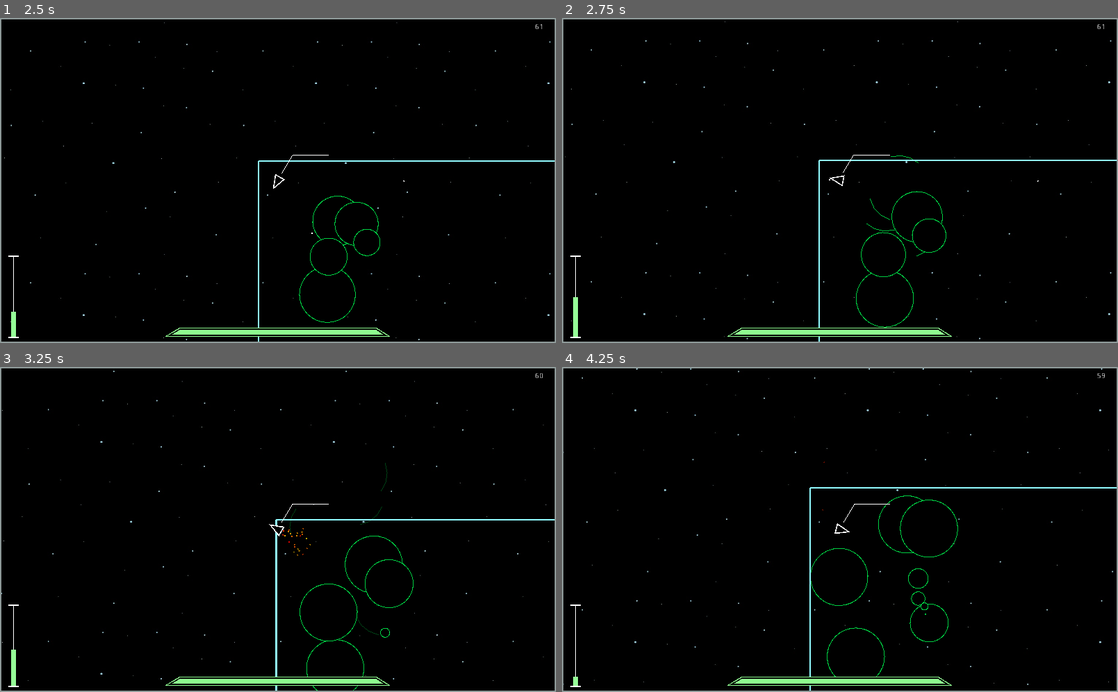
Above: before the commit, frames 1-4 (two rows, left to right).
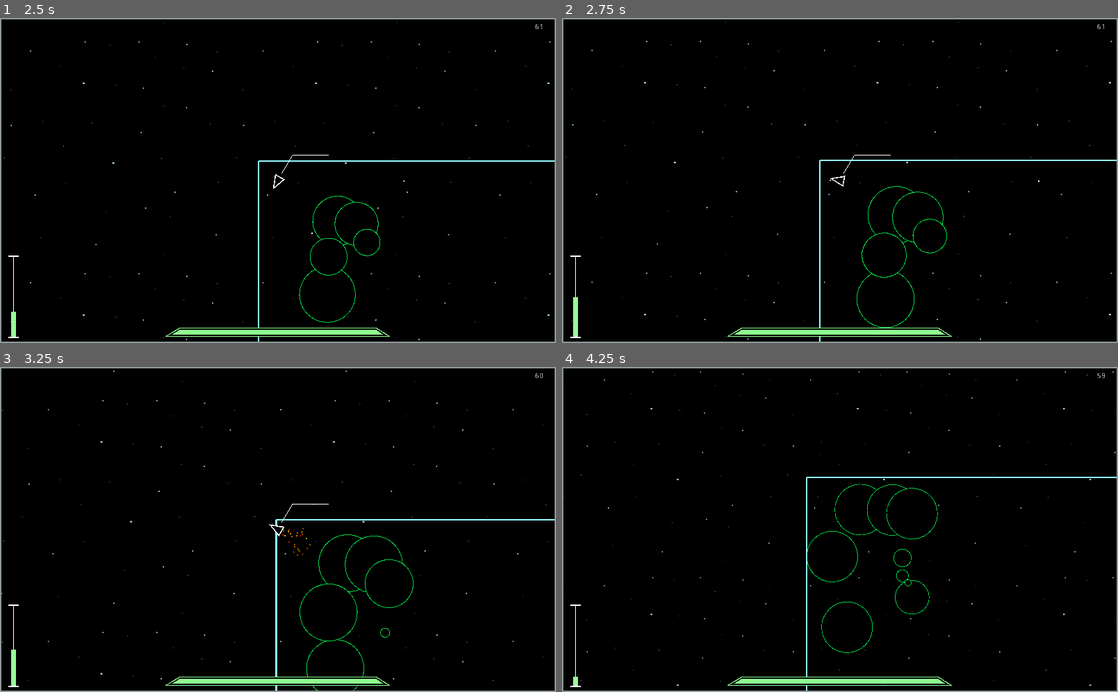
Above: after the commit, the same moments.

Repository: waltr21/New_Co
Game: Godot game, scene res://Scenes/Sample_Scene.tscn
Two runs of this game, one before a commit and one after it. Both use one fixed random seed, a clock stepped at 60 frames per second and the inputs below.
Inputs:
- Up to frame 1 (2.5 s): tap Enter (Coords) at 0.5, 1.35 s; hold D (player_right) 0.53-1.28 s; hold P (temp_ast) 0.53-1.28 s; hold A (player_left) 1.28-2.03 s; tap P (temp_ast) at 1.55, 2.3 s; hold D (player_right) from 2.03 s (still down); hold Space (player_fire) from 2.03 s (still down)
- Up to frame 2 (2.75 s): keep holding D (player_right); keep holding Space (player_fire)
- Up to frame 3 (3.25 s): release D (player_right) at 2.78 s; release Space (player_fire) at 2.78 s; hold W (player_up) from 2.78 s (still down); tap P (temp_ast) at 2.85 s
- Up to frame 4 (4.25 s): release W (player_up) at 3.53 s; hold A (player_left) from 3.53 s (still down); hold P (temp_ast) from 3.53 s (still down)

Frame 1 is identical in both runs. In frame 2, 0.7% of the frame differs, in the area x 0-99%, y 1-100%; in frame 3, less than 0.1%; in frame 4, 1.7%, in the area x 0-100%, y 0-100%.

Commit message:
Bullet hit markers and asteroid health

Diff:
--- a/Models/Asteroid/AsteroidBasic/Asteroid_Basic.gd
+++ b/Models/Asteroid/AsteroidBasic/Asteroid_Basic.gd
@@ -77,7 +77,7 @@
 
 func die():
 	if (dead == true):
-		shooter.get_node("ShipCamera").startShake(2.0)
+		shooter.get_node("ShipCamera").startShake(3.0)
 		if(level > 1 and !spawnedChild):
 			var newAst1 = load("res://Models/Asteroid/AsteroidBasic/Asteroid_Basic.tscn").instance()
 			var newAst2 = load("res://Models/Asteroid/AsteroidBasic/Asteroid_Basic.tscn").instance()
@@ -132,9 +132,11 @@
 		if("Bullet" in obj.filename):
 			#Kill Bullet
 			shooter = obj.shooter
-			obj.queue_free()
-			self.addShards()
-			self.dead = true
+			obj.hit()
+			self.health -= obj.damage
+			if (self.health <= 0):
+				self.addShards()
+				self.dead = true
 		elif("Ship" in obj.filename):
 			pushPlayer(obj)
 
--- a/Models/Asteroid/AsteroidDuplicate/Asteroid_Duplicate_Hive.gd
+++ b/Models/Asteroid/AsteroidDuplicate/Asteroid_Duplicate_Hive.gd
@@ -8,10 +8,11 @@
 var spawnRate = 5000
 
 func _ready():
-	self.level = 4
+	self.level = 1
 	var shape = CircleShape2D.new()
 	self.astColor = Color(1,0.2,1)
-	shape.set_radius(baseSize * level)
+	self.health = 100
+	shape.set_radius(baseSize * 4)
 	self.collisionShape.shape = shape
 	randomize()
 	self.dead = false
--- a/Models/Asteroid/Bee/Bee.gd
+++ b/Models/Asteroid/Bee/Bee.gd
@@ -8,6 +8,7 @@
 	self.baseSize = 10
 	self.acc = 300
 	self.damage = 3
+	self.health = 1
 	self.astColor = "#fff81f"
 	var shape = CircleShape2D.new()
 	shape.set_radius(baseSize * level)
--- a/Models/Asteroid/Bee/Bee_Hive.gd
+++ b/Models/Asteroid/Bee/Bee_Hive.gd
@@ -8,9 +8,10 @@
 var spawnRate = 2000
 
 func _ready():
-	self.level = 4
+	self.level = 1
+	self.health = 100
 	var shape = CircleShape2D.new()
-	shape.set_radius(baseSize * level)
+	shape.set_radius(baseSize * 4)
 	self.astColor = "#fff81f"
 	self.collisionShape.shape = shape
 	randomize()
--- a/Models/Asteroid/Bombin/Bombin.gd
+++ b/Models/Asteroid/Bombin/Bombin.gd
@@ -7,6 +7,7 @@
 func _ready():
 	self.level = 1
 	self.baseSize = 10
+	self.health = 100
 	self.damage = 50
 	self.acc = 100
 	astColor = "#ff0000"
@@ -15,7 +16,6 @@
 func _process(delta):
 	explode(delta)
 	setShape()
-
 
 func setShape():
 	if(OS.get_ticks_msec() - stamp > 100):
--- a/Models/Asteroid/Roper/Roper.gd
+++ b/Models/Asteroid/Roper/Roper.gd
@@ -9,6 +9,7 @@
 	self.level = 1
 	self.baseSize = 80
 	self.damage = 15
+	self.health = 30
 	self.astColor = "#ffb300"
 	var shape = CircleShape2D.new()
 	shape.set_radius(baseSize * level)
--- a/Models/Asteroid/Telestroid/Telestroid.gd
+++ b/Models/Asteroid/Telestroid/Telestroid.gd
@@ -5,6 +5,7 @@
 	self.level = 1
 	self.baseSize = 80
 	self.damage = 0
+	self.health = 50
 	self.astColor = Color("#00ff51")
 	var shape = CircleShape2D.new()
 	shape.set_radius(baseSize * level)
@@ -14,10 +15,12 @@
 	if(!dead):
 		if("Bullet" in obj.filename):
 			#Kill Bullet
-			self.shooter = obj.shooter
-			obj.queue_free()
-			self.addShards()
-			self.dead = true
+			shooter = obj.shooter
+			obj.hit()
+			self.health -= obj.damage
+			if (self.health <= 0):
+				self.addShards()
+				self.dead = true
 		elif("Ship" in obj.filename):
 			obj.lerpPos = Vector2(rand_range(100, Globals.MAP_WIDTH - 100), rand_range(100, Globals.MAP_HEIGHT - 100))
 			obj.lerpFrom = obj.position
--- a/Models/Bullet/Bullet_Basic.gd
+++ b/Models/Bullet/Bullet_Basic.gd
@@ -17,6 +17,13 @@
 	self.position += ((velocity + startingVelocity) * delta * acc)
 	bound()
 
+func hit():
+	self.queue_free()
+	var dText = load("res://Models/Bullet/DamageText.tscn").instance()
+	dText.rect_position = self.position
+	dText.text = str(self.damage / 1)
+	Globals.Main_Scene.add_child(dText)
+
 func bound():
 	if(self.position.x < 0 or self.position.x > Globals.MAP_WIDTH):
 		self.queue_free()
--- /dev/null
+++ b/Models/Bullet/DamageText.gd
@@ -0,0 +1,14 @@
+extends Label
+
+var velocity = Vector2(0,-1)
+var acc = 100
+var shrinkRate = Vector2(1,1)
+
+func _process(delta):
+	kill()
+	self.rect_position += velocity * acc * delta
+	self.rect_scale -= shrinkRate * delta
+
+func kill():
+	if self.rect_scale.x <= 0:
+		self.queue_free()
--- /dev/null
+++ b/Models/Bullet/DamageText.tscn
@@ -0,0 +1,20 @@
+[gd_scene load_steps=4 format=2]
+
+[ext_resource path="res://Fonts/PoiretOne-Regular.ttf" type="DynamicFontData" id=1]
+[ext_resource path="res://Models/Bullet/DamageText.gd" type="Script" id=2]
+
+[sub_resource type="DynamicFont" id=2]
+size = 30
+outline_size = 2
+outline_color = Color( 0.709804, 0.0784314, 0.0784314, 1 )
+use_filter = true
+font_data = ExtResource( 1 )
+
+[node name="DamgeNum" type="Label"]
+margin_left = -19.0
+margin_top = -22.773
+margin_right = 21.0
+margin_bottom = 25.227
+custom_fonts/font = SubResource( 2 )
+text = "XX"
+script = ExtResource( 2 )
--- a/Models/Ship/PlayerCoords.tscn
+++ b/Models/Ship/PlayerCoords.tscn
@@ -15,8 +15,9 @@
 
 [node name="Label" type="Label" parent="."]
 anchor_right = 1.0
+margin_top = 0.227043
 margin_right = 140.0
-margin_bottom = 40.0
+margin_bottom = 40.227
 custom_fonts/font = SubResource( 1 )
 text = "XXX,YYY"
 valign = 2
